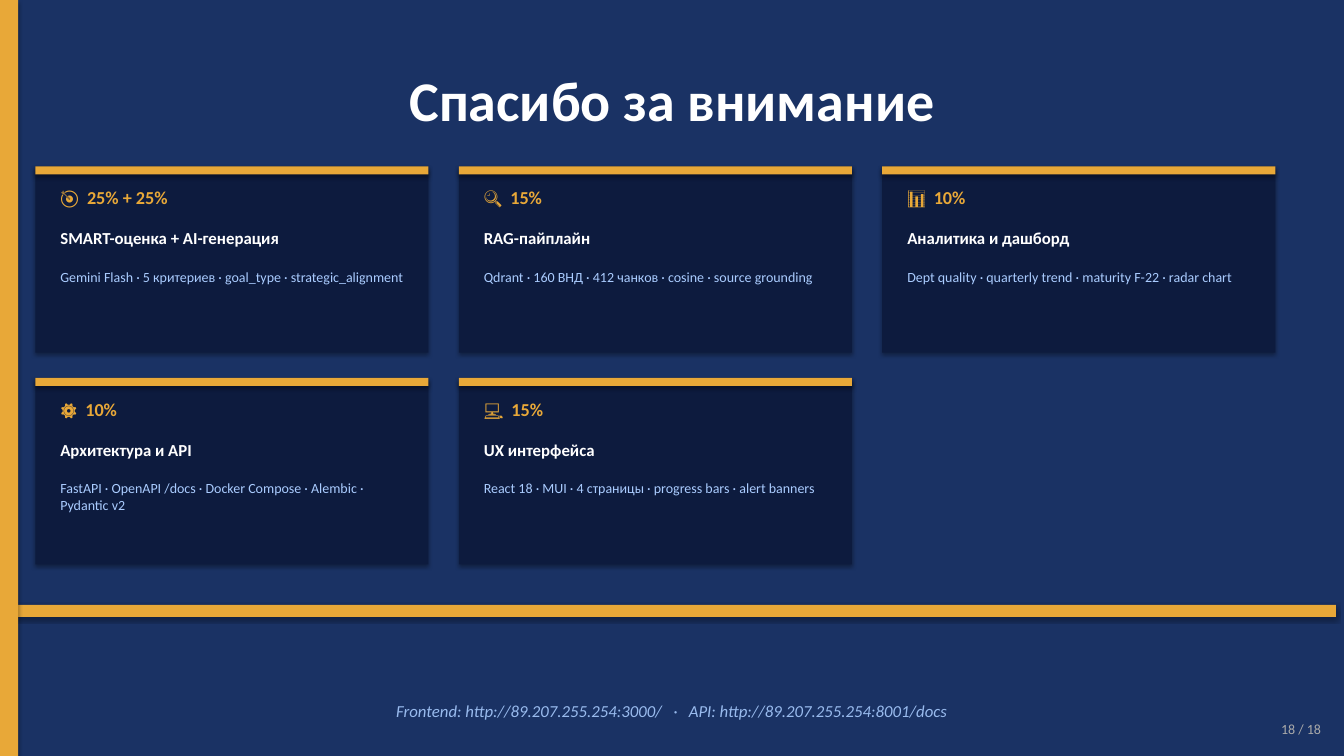
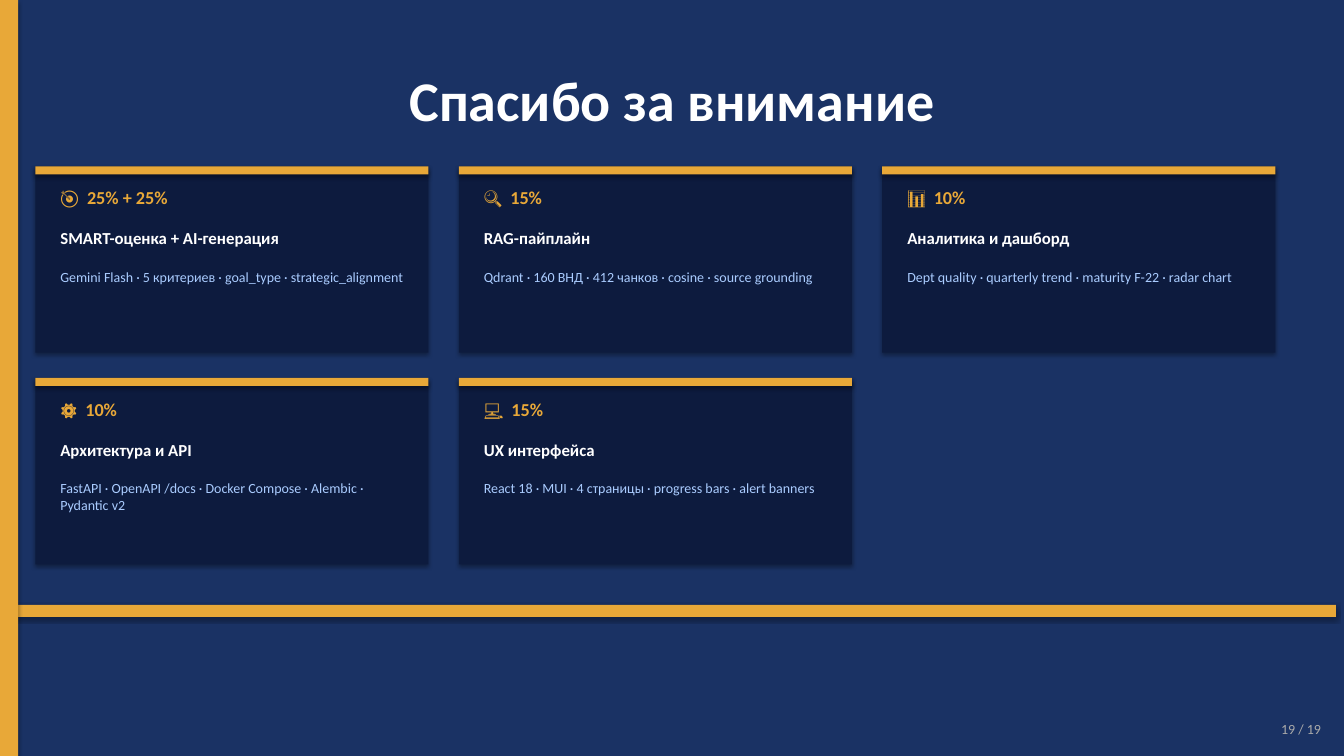
Before and after one commit to Islambek201632838/kmg-hr, a slide deck: slide 19 of KMG_HR_AI_Presentation.pptx (slide 18 before the commit). Drawn at 1344x756 pixels with LibreOffice and Linux fonts; fonts in the diff are those of the drawing. Boxes give left, top, right and bottom in pixels: in the first picture for what was removed or moved away, otherwise in the second. Text is boxed around its words. In the diff, an @@ line names an element or a change of style, - is before the commit and + after.

```diff
--- a/KMG_HR_AI_Presentation.pptx
+++ b/KMG_HR_AI_Presentation.pptx
@@ text removed at box(396, 705, 947, 720) @@
-Frontend: http://89.207.255.254:3000/ · API: http://89.207.255.254:8001/docs
@@ text at box(1281, 725, 1321, 734): text changed @@
-18 / 18
+19 / 19
```
Also in this commit, not shown: 17 other slides changed, 1 slide added, 4 other files.
